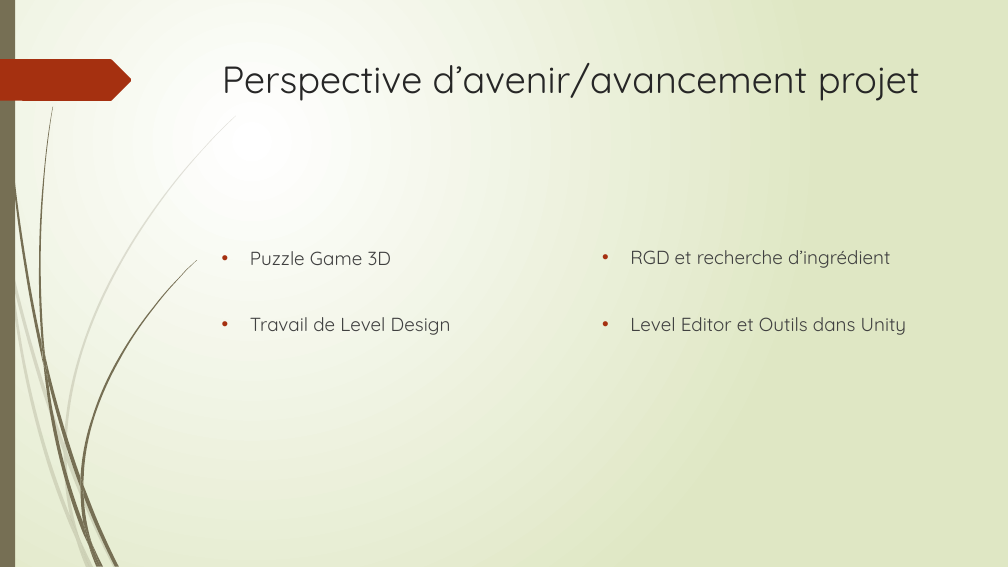
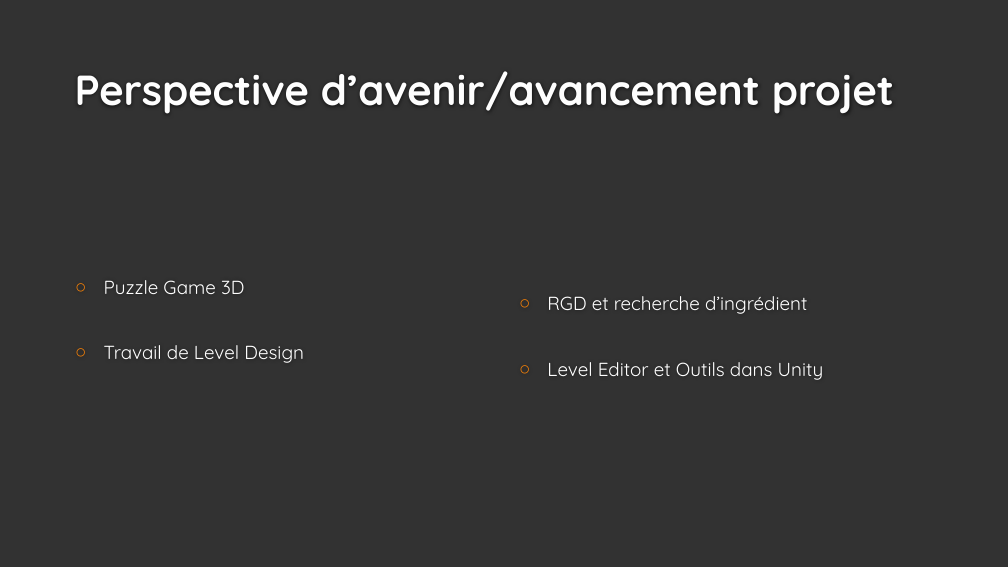
Before and after one commit to Quentingautier2B/Phainiks, a slide deck: slide 9 of Documents/Prez/Phainiks.pptx. Drawn at 1008x567 pixels with LibreOffice and Linux fonts; fonts in the diff are those of the drawing; background and template pictures are left out. Boxes give left, top, right and bottom in pixels: in the first picture for what was removed or moved away, otherwise in the second. Text is boxed around its words. In the diff, an @@ line names an element or a change of style, - is before the commit and + after.

```diff
--- a/Documents/Prez/Phainiks.pptx
+++ b/Documents/Prez/Phainiks.pptx
@@ background gradient #FFFFFF to #DFE8C4 to #323232 @@
@@ rectangle removed at (x1=0, y1=0, x2=15, y2=567) @@
@@ freeform shape removed at (x1=0, y1=59, x2=132, y2=101) @@
@@ title "Perspective d’avenir/avancement projet" moved from (x1=222, y1=63, x2=920, y2=101) to (x1=75, y1=71, x2=894, y2=114) @@
@@ title "Perspective d’avenir/avancement projet" at (x1=75, y1=71, x2=894, y2=114): size 36 to 40 pt, text colour #262626 to #FEFEFE, bold on; vertical alignment top to bottom @@
@@ text "Puzzle Game 3D" at (x1=104, y1=280, x2=304, y2=363): text colour #404040 to #FFFFFF; bullet • to ○; bullet colour #A53010 to #F07F09; vertical alignment top to middle @@
@@ text "Puzzle Game 3D" moved from (x1=250, y1=251, x2=451, y2=335) to (x1=104, y1=280, x2=304, y2=363) @@
@@ text "RGD et recherche d’ingrédient" moved from (x1=630, y1=250, x2=907, y2=335) to (x1=547, y1=296, x2=824, y2=380) @@
@@ text "RGD et recherche d’ingrédient" at (x1=547, y1=296, x2=824, y2=380): text colour #404040 to #FFFFFF; bullet • to ○; bullet colour #A53010 to #F07F09; vertical alignment top to middle @@
@@ group removed at (x1=0, y1=116, x2=236, y2=567): 10 freeform shapes @@
@@ group removed at (x1=2, y1=0, x2=197, y2=567): 12 freeform shapes @@
```
Also in this commit, not shown: 8 other slides changed.
